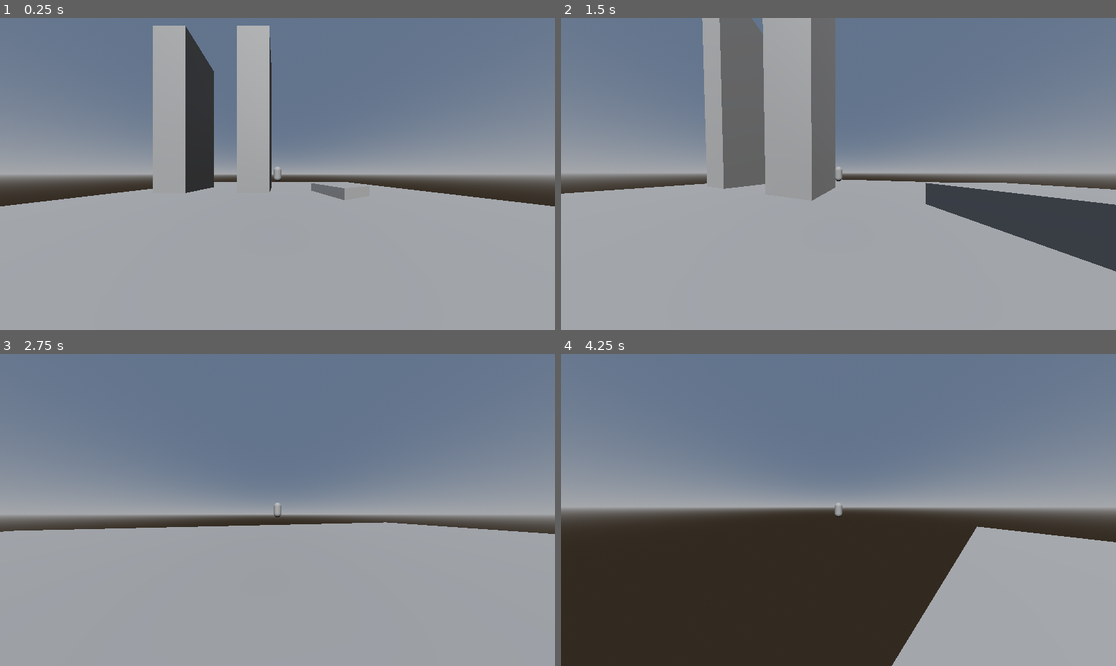
Above: before the commit, frames 1-4 (two rows, left to right).
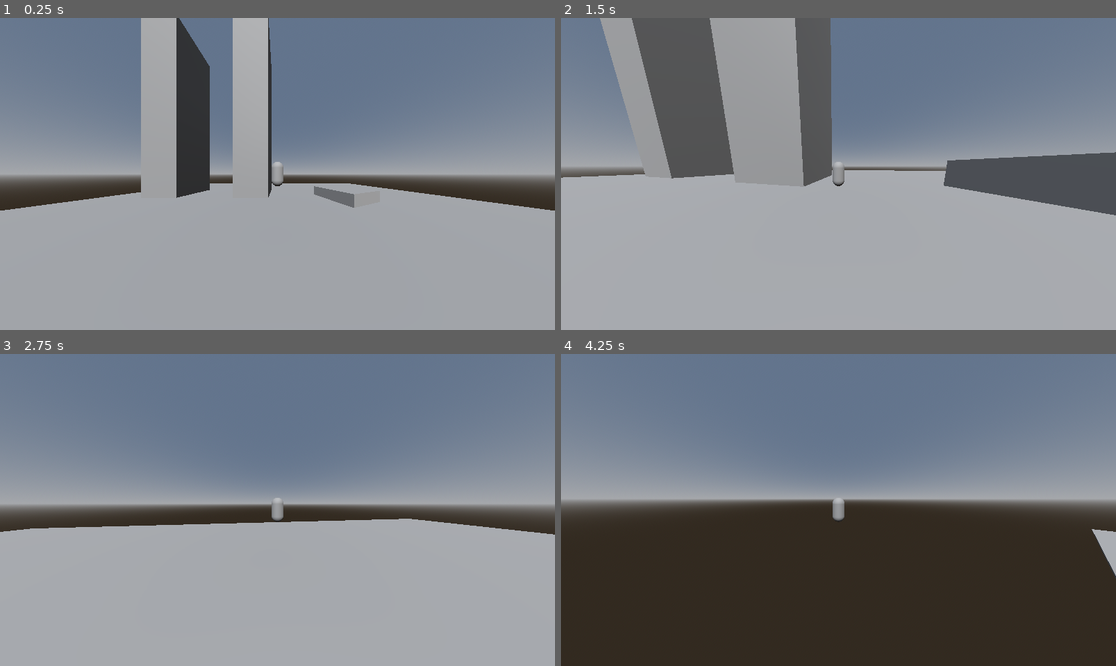
Above: after the commit, the same moments.

Repository: ElMaikina/godot-3d-platformer
Game: Godot game, scene res://test-scene.tscn
Two runs of this game, one before a commit and one after it. Both use one fixed random seed, a clock stepped at 60 frames per second and the inputs below.
Inputs (mouse positions are in pixels of both pictures, inside the frame that each line leads up to):
- Up to frame 1 (0.25 s): no input
- Up to frame 2 (1.5 s): move the mouse to (866, 174) at 0.52 s; hold W (up) from 0.53 s (still down); tap Space (jump) at 0.6, 0.77, 1.07, 1.35 s; move the mouse to (810, 174) at 1.27 s
- Up to frame 3 (2.75 s): keep holding W (up); tap Space (jump) at 1.52, 1.82, 2.1 s; move the mouse to (288, 503) at 2.02 s
- Up to frame 4 (4.25 s): keep holding W (up); move the mouse to (832, 516) at 2.77 s; tap Space (jump) at 2.85, 3.02, 3.32, 3.6, 3.77, 4.07 s; move the mouse to (877, 513) at 3.52 s

The runs differ from the first frame. In frame 1, 4.0% of the frame differs, in the area x 0-100%, y 0-62%; in frame 2, 24%, in the area x 0-100%, y 0-82%; in frame 3, 6.5%; in frame 4, 19%.

Commit message:
refactored functions and fixed camera clipping

Diff:
--- a/PlayerMovement.gd
+++ b/PlayerMovement.gd
@@ -1,19 +1,19 @@
 extends CharacterBody3D
 
+@onready var pivot = $Pivot
+@export var sens = 0.2
+
+const CAMERA_MAX = -60
+const CAMERA_MIN = -5
 const SPEED = 15.0
 const JUMP = 10.0
 const SLIDE = -1
 const WALJMP = 16
 
-@onready var pivot = $CameraOrigin
-@export var sens = 0.3
-
 var can_move = true
 var can_fall = true
-
 var speed = 0
 
-# Get the gravity from the project settings to be synced with RigidBody nodes.
 var gravity = ProjectSettings.get_setting("physics/3d/default_gravity")
 
 func can_move_again(time):
@@ -21,23 +21,19 @@
 	speed = sqrt(velocity.x**2 + velocity.y**2 + velocity.z**2)
 	can_move = true
 
-func _ready():
-	Input.mouse_mode = Input.MOUSE_MODE_CAPTURED
-
-func _input(event):
-	if event is InputEventMouseMotion:
-		rotate_y(deg_to_rad(-event.relative.x * sens))
-		pivot.rotate_x(deg_to_rad(-event.relative.y * sens))
-		pivot.rotation.x = clamp(pivot.rotation.x, deg_to_rad(-90), deg_to_rad(45))
-
-func _physics_process(delta):
-	# Add the gravity.
+func manage_falling(delta):
 	if not is_on_floor():
 		velocity.y -= gravity * delta
-		if is_on_wall() and velocity.y < SLIDE:
-			velocity.y = SLIDE
 
-	# Wall jumping
+func manage_sliding(delta):
+	if not is_on_floor() and is_on_wall() and velocity.y < SLIDE:
+		velocity.y = SLIDE
+
+func manage_jumping(delta):
+	if Input.is_action_just_pressed("jump") and is_on_floor():
+		velocity.y = JUMP
+
+func manage_walljump(delta):
 	if Input.is_action_just_pressed("jump") and is_on_wall_only():
 		can_move = false
 		var normal = get_wall_normal()
@@ -46,24 +42,39 @@
 		velocity.y = JUMP
 		can_move_again(0.6)
 
-	# Handle Jump.
-	if Input.is_action_just_pressed("jump") and is_on_floor():
-		velocity.y = JUMP
+func manage_running(delta):
+	var input_keys = Input.get_vector("left", "right", "up", "down")
+	var keys_vector = Vector3(input_keys.x, 0, input_keys.y)
+	var direction = (transform.basis * keys_vector).normalized()
+	if can_move and direction:
+		velocity.x = direction.x * SPEED
+		velocity.z = direction.z * SPEED
+	if can_move and not direction:
+		velocity.x = move_toward(velocity.x, 0, SPEED)
+		velocity.z = move_toward(velocity.z, 0, SPEED)
 
+func manage_exiting(delta):
 	if Input.is_action_just_pressed("quit"):
 		get_tree().quit()
 
-	# Get the input direction and handle the movement/deceleration.
-	# As good practice, you should replace UI actions with custom gameplay actions.
-	var input_dir = Input.get_vector("left", "right", "up", "down")
-	var direction = (transform.basis * Vector3(input_dir.x, 0, input_dir.y)).normalized()
+func _ready():
+	Input.mouse_mode = Input.MOUSE_MODE_CAPTURED
 
-	if can_move:
-		if direction:
-			velocity.x = direction.x * SPEED
-			velocity.z = direction.z * SPEED
-		else:
-			velocity.x = move_toward(velocity.x, 0, SPEED)
-			velocity.z = move_toward(velocity.z, 0, SPEED)
+func _input(event):
+	if event is InputEventMouseMotion:
+		rotate_y(deg_to_rad(-event.relative.x * sens))
+		pivot.rotate_x(
+			deg_to_rad(-event.relative.y * sens)
+		)
+		pivot.rotation.x = clamp(
+			pivot.rotation.x,
+			deg_to_rad(CAMERA_MAX),
+			deg_to_rad(CAMERA_MIN)
+		)
 
+func _physics_process(delta):
+	manage_falling(delta)
+	manage_jumping(delta)
+	manage_running(delta)
+	manage_exiting(delta)
 	move_and_slide()
--- a/project.godot
+++ b/project.godot
@@ -12,39 +12,47 @@
 
 config/name="HeroHunter"
 run/main_scene="res://test-scene.tscn"
-config/features=PackedStringArray("4.1", "Forward Plus")
+config/features=PackedStringArray("4.4", "Forward Plus")
 config/icon="res://icon.svg"
+
+[debug]
+
+settings/stdout/print_fps=true
+
+[display]
+
+window/vsync/vsync_mode=3
 
 [input]
 
 left={
 "deadzone": 0.5,
-"events": [Object(InputEventKey,"resource_local_to_scene":fa …(169 unchanged characters)… _keycode":65,"key_label":0,"unicode":0,"echo":false,"script":null)
+"events": [Object(InputEventKey,"resource_local_to_scene":fa …(169 unchanged characters)… _keycode":65,"key_label":0,"unicode":0,"location":0,"echo":false,"script":null)
 ]
 }
 right={
 "deadzone": 0.5,
-"events": [Object(InputEventKey,"resource_local_to_scene":fa …(169 unchanged characters)… _keycode":68,"key_label":0,"unicode":0,"echo":false,"script":null)
+"events": [Object(InputEventKey,"resource_local_to_scene":fa …(169 unchanged characters)… _keycode":68,"key_label":0,"unicode":0,"location":0,"echo":false,"script":null)
 ]
 }
 up={
 "deadzone": 0.5,
-"events": [Object(InputEventKey,"resource_local_to_scene":fa …(169 unchanged characters)… _keycode":87,"key_label":0,"unicode":0,"echo":false,"script":null)
+"events": [Object(InputEventKey,"resource_local_to_scene":fa …(169 unchanged characters)… _keycode":87,"key_label":0,"unicode":0,"location":0,"echo":false,"script":null)
 ]
 }
 down={
 "deadzone": 0.5,
-"events": [Object(InputEventKey,"resource_local_to_scene":fa …(169 unchanged characters)… _keycode":83,"key_label":0,"unicode":0,"echo":false,"script":null)
+"events": [Object(InputEventKey,"resource_local_to_scene":fa …(169 unchanged characters)… _keycode":83,"key_label":0,"unicode":0,"location":0,"echo":false,"script":null)
 ]
 }
 quit={
 "deadzone": 0.5,
-"events": [Object(InputEventKey,"resource_local_to_scene":fa …(174 unchanged characters)… ode":4194305,"key_label":0,"unicode":0,"echo":false,"script":null)
+"events": [Object(InputEventKey,"resource_local_to_scene":fa …(174 unchanged characters)… ode":4194305,"key_label":0,"unicode":0,"location":0,"echo":false,"script":null)
 ]
 }
 jump={
 "deadzone": 0.5,
-"events": [Object(InputEventKey,"resource_local_to_scene":fa …(169 unchanged characters)… _keycode":32,"key_label":0,"unicode":0,"echo":false,"script":null)
+"events": [Object(InputEventKey,"resource_local_to_scene":fa …(169 unchanged characters)… _keycode":32,"key_label":0,"unicode":0,"location":0,"echo":false,"script":null)
 ]
 }
 
--- a/test-scene.tscn
+++ b/test-scene.tscn
@@ -22,30 +22,26 @@
 [node name="WorldEnvironment" type="WorldEnvironment" parent="Node3D"]
 environment = SubResource("Environment_u36cc")
 
-[node name="CharacterBody3D" type="CharacterBody3D" parent="Node3D"]
-transform = Transform3D(1, 0, 0, 0, 1, 0, 0, 0, 1, 0, 6.23373, 0)
+[node name="Player" type="CharacterBody3D" parent="Node3D"]
+transform = Transform3D(1, 0, 0, 0, 1, 0, 0, 0, 1, 0, 7, 0)
 script = ExtResource("1_tcro6")
 
-[node name="PlayerModel" type="MeshInstance3D" parent="Node3D/CharacterBody3D"]
+[node name="Model" type="MeshInstance3D" parent="Node3D/Player"]
 transform = Transform3D(0.5, 0, 0, 0, 0.5, 0, 0, 0, 0.5, 0, 0, 0)
 mesh = SubResource("CapsuleMesh_73opd")
 
-[node name="PlayerCollision" type="CollisionShape3D" parent="Node3D/CharacterBody3D"]
+[node name="Collision" type="CollisionShape3D" parent="Node3D/Player"]
 transform = Transform3D(0.5, 0, 0, 0, 0.5, 0, 0, 0, 0.5, 0, 0, 0)
 shape = SubResource("CapsuleShape3D_4sesh")
 
-[node name="CameraOrigin" type="Node3D" parent="Node3D/CharacterBody3D"]
+[node name="Pivot" type="Node3D" parent="Node3D/Player"]
 
-[node name="SpringArm3D" type="SpringArm3D" parent="Node3D/CharacterBody3D/CameraOrigin"]
-spring_length = 5.0
-margin = 0.0
-
-[node name="Camera3D" type="Camera3D" parent="Node3D/CharacterBody3D/CameraOrigin/SpringArm3D"]
-transform = Transform3D(1, 0, 0, 0, 1, 0, 0, 0, 1, 0, 0, 5)
+[node name="Camera" type="Camera3D" parent="Node3D/Player/Pivot"]
+transform = Transform3D(1, 0, 0, 0, 1, 0, 0, 0, 1, 0, 0, 3)
 fov = 130.0
 near = 0.001
 
-[node name="DirectionalLight3D" type="DirectionalLight3D" parent="Node3D/CharacterBody3D/CameraOrigin/SpringArm3D/Camera3D"]
+[node name="DirectionalLight3D" type="DirectionalLight3D" parent="Node3D/Player/Pivot/Camera"]
 transform = Transform3D(-1, 6.18172e-08, 6.18172e-08, 0, -0.707107, 0.707107, 8.74228e-08, 0.707107, 0.707107, -3, 5, 12)
 light_energy = 1.5
 
Not shown, added: PlayerMovement.gd.uid
Not shown: 1 places in test-scene.tscn that only renumber resources
